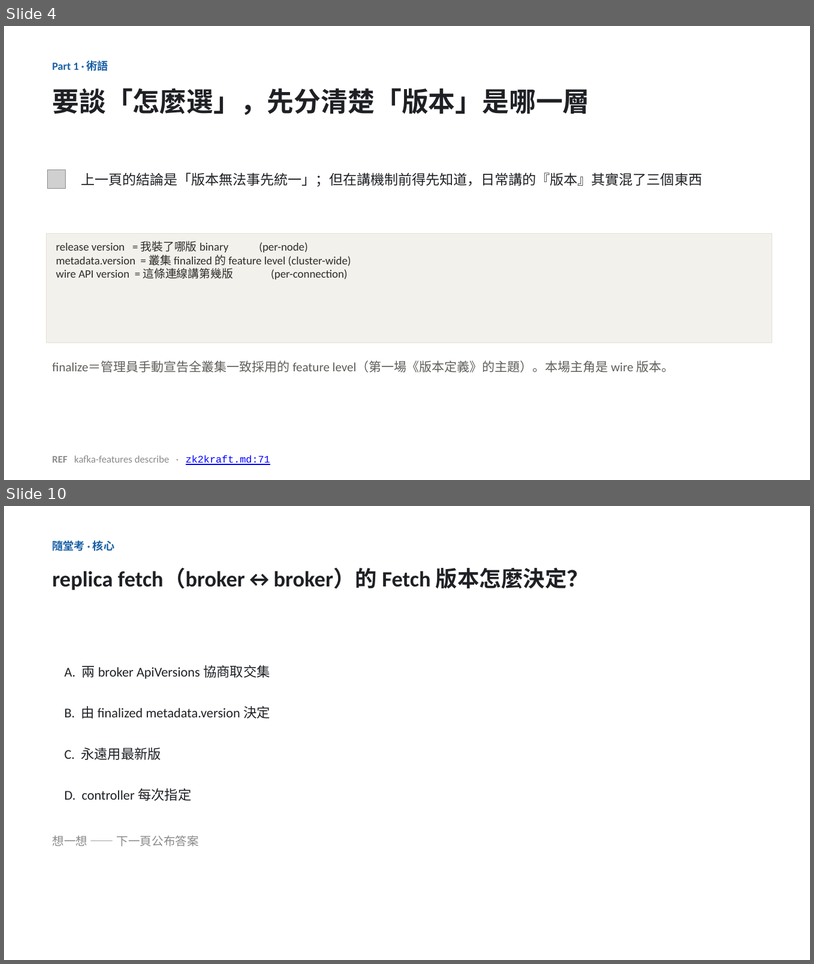
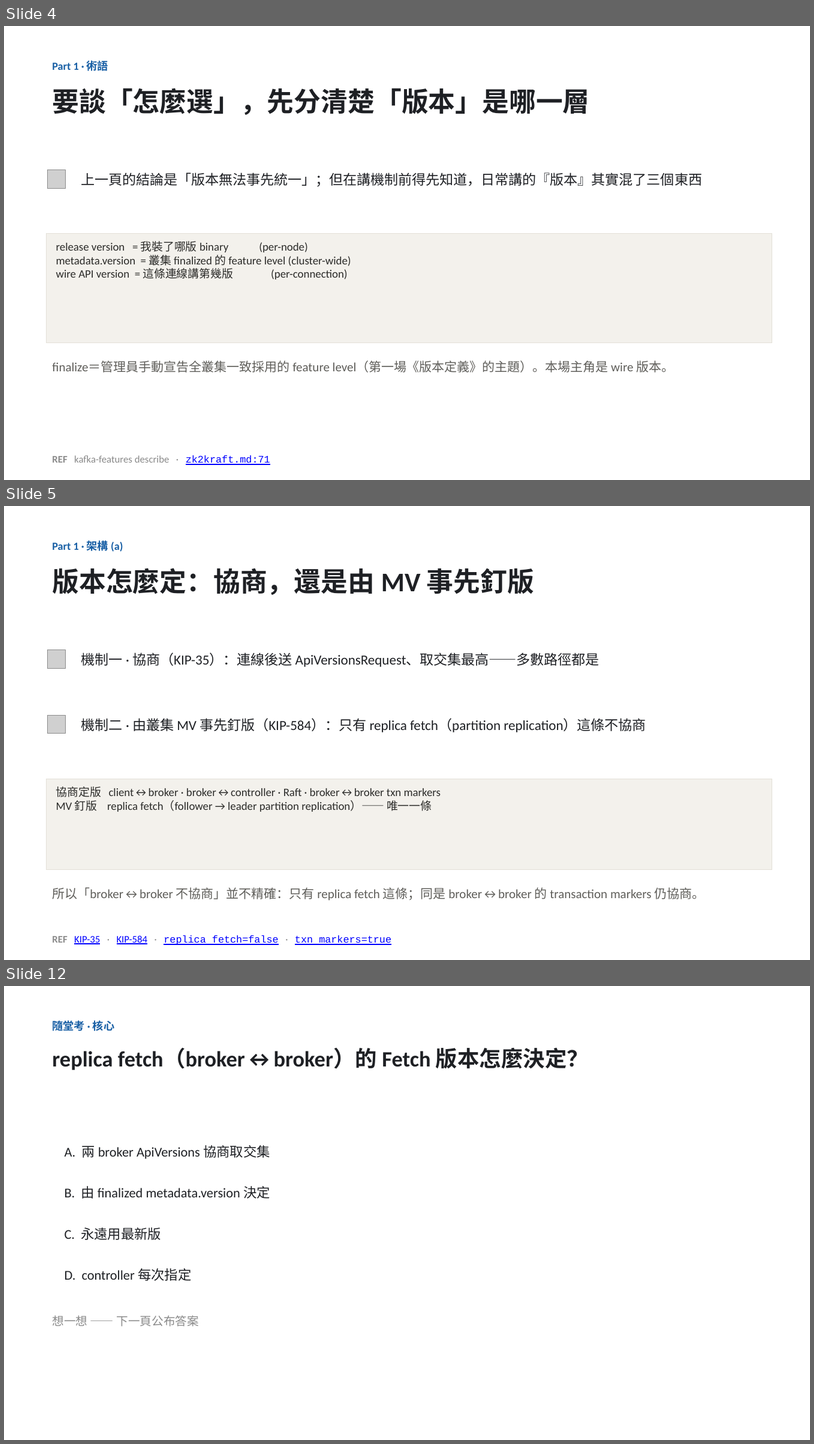
Before and after one commit to unknowntpo/kafka, a slide deck: study/version-control/kafka-version-negotiation.pptx. Shown one above the other, each under a label of ours: slides 4 and 10 before the commit, slides 4, 5 and 12 after it; the slides between them are not shown. The pictures are 814x964 and 814x1444 pixels, drawn with LibreOffice and Linux fonts; fonts in the diff are those of the drawing; grey boxes stand for pictures. Boxes give left, top, right and bottom in pixels: in the first picture for what was removed or moved away, otherwise in the second. Text is boxed around its words. In the diff, an @@ line names an element or a change of style, - is before the commit and + after.

Commit message:
study(version-control): 校正協商心智模型（協商 vs MV 釘版，非「broker↔broker 不協商」）＋相容性測試代價 2 張
- 兩 subagent 對 UP commit 查證：唯一不協商的是 replica fetch；txn markers/broker→controller/Raft 皆協商
- 架構(a)/(b)/對照/Recap/SVG 收斂用詞、補 KIP-584 與 txn markers/OffsetsForLeaderEpoch ref
- 新增相容性測試 2 張（308 版 round-trip、22 歷史版本×升級矩陣×25 MV）＋ compat-testing-cost.md
- 代價頁 REF 補 handler 實證（buildResponseSend/version()>=13/MaxBytes default）
- 架構(b) solve 把兩階段歸給 MV 治理通性；compat-forward-backward.md 收 Q1

```diff
--- a/study/version-control/kafka-version-negotiation.pptx
+++ b/study/version-control/kafka-version-negotiation.pptx
@@ slide 5 added at [4, 506, 810, 960], background #FFFFFF @@
@@ text added at [52, 538, 123, 553], 13 pt, text #185FA5, bold @@
+Part 1 · 架構 (a)
@@ text added at [52, 568, 534, 595], 32 pt, text #1E2024, bold @@
+版本怎麼定：協商，還是由 MV 事先釘版
@@ picture added at [48, 650, 66, 668] @@
@@ text added at [81, 652, 600, 667], 16.5 pt, text #1E2024 @@
+機制一 · 協商（KIP-35）：連線後送 ApiVersionsRequest、取交集最高——多數路徑都是
@@ picture added at [48, 715, 66, 733] @@
@@ text added at [81, 718, 646, 732], 16.5 pt, text #1E2024 @@
+機制二 · 由叢集 MV 事先釘版（KIP-584）：只有 replica fetch（partition replication）這條不協商
@@ rectangle added at [47, 779, 772, 870], fill #F3F1EC, outline #E3E0D8 0.5 pt, 13.5 pt, text #2C2C2A @@
+協商定版 client↔broker · broker↔controller · Raft · broker↔broker txn markers
+MV 釘版 replica fetch（follower → leader partition replication）—— 唯一一條
@@ text added at [52, 887, 705, 900], 15 pt, text #5F5E5A @@
+所以「broker↔broker 不協商」並不精確：只有 replica fetch 這條；同是 broker↔broker 的 transaction markers 仍協商。
@@ text added at [52, 935, 392, 945], 12 pt, text #0000FF, underline @@
+REF KIP-35 · KIP-584 · replica fetch=false · txn markers=true
@@ what was slide 10 is now slide 12 @@
```
Also in this commit, not shown: 4 slides changed, 2 other slides added, 1 slide removed, 5 other files.
